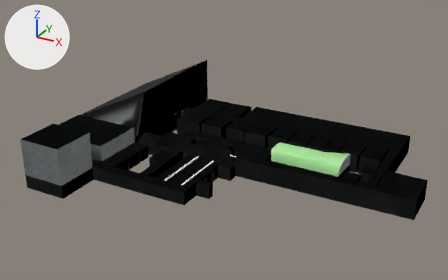
Before and after pictures for a commit that changed the Blender file Assets/_Collaborators/Cosmo D/Full Space.blend.
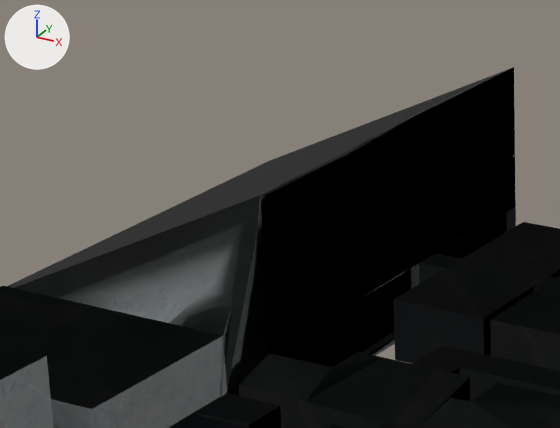
There are two pictures of each version: one whole from a 50 mm camera at (218.0, -597.0, 371.0) aimed at (-61.0, -89.0, 116.0), one close up on the part from 17% to 49% of the width and 15% to 54% of the height. Arrows for +X, +Y and +Z are at upper left; the lights stay in place.

The first close-up shows 'Entry and Side Hall.Floor', 'Main Area', 'Main Area.Ceiling', 'Thesis Area', 'Thesis Area.Ceiling'.
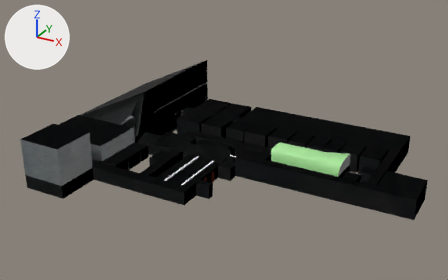
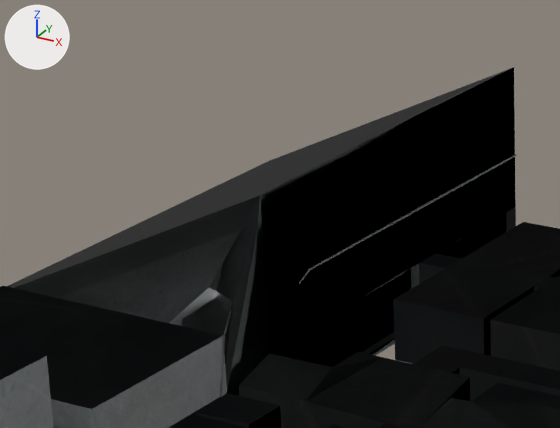
Boxes [x1, y1, x2, y2] around the edits, measured in the close-ups (560 x 428 px; the box of a moved part takes in the faces that stretch with it):
```json
{"part": 1, "of": "me_flooplan_thesiscapstone_003", "change": "shading changed", "before": [15, 195, 260, 390], "after": [15, 195, 260, 390]}
{"part": 2, "of": "me_flooplan_thesiscapstone_002", "change": "moved or reshaped", "after": [299, 154, 517, 284], "on screen": "not visible before"}
```

The change, as JSON lines over the scene's bpy script:
```json
{"block": "me_flooplan_thesiscapstone_003", "where": "me_flooplan_thesiscapstone_003.from_pydata(...)  # 65 vertices, 46 faces, 1 loose edge; spans x -256.0..-155.0, y 100.0..152.0, z -47.0..222.0"}
{"block": "me_flooplan_thesiscapstone_003", "where": "# used by ob_main_area_ceiling; location = (0.0, 0.0, 0.0); rotation_euler = (1.571, 0.0, 0.0), in degrees (90, 0, 0)"}
{"block": "me_flooplan_thesiscapstone_003", "change": "me_flooplan_thesiscapstone_003 part 1: 3 of the faces centred in x -185.0..-160.0, y 114.0..136.0, z 96.0..105.0 are now shaded flat"}
{"block": "me_flooplan_thesiscapstone_002", "where": "me_flooplan_thesiscapstone_002.from_pydata(...)  # 23 vertices, 12 faces; spans x -232.0..-160.0, y 86.0..126.0, z -48.0..178.0"}
{"block": "me_flooplan_thesiscapstone_002", "where": "# used by ob_ramp_walk; location = (0.0, 0.0, 0.0); rotation_euler = (1.571, 0.0, 0.0), in degrees (90, 0, 0)"}
{"block": "me_flooplan_thesiscapstone_002", "where": "# before: 12 (-178.0, 123.0, 68.0), 13 (-178.0, 126.0, 68.0), 15 (-178.0, 123.0, -37.0), 16 (-178.0, 126.0, -37.0), 18 (-178.0, 123.0, -48.0)"}
{"block": "me_flooplan_thesiscapstone_002", "change": "me_flooplan_thesiscapstone_002 part 2"}
{"op": "add", "block": "me_flooplan_thesiscapstone_002", "code": "for i in [12, 13, 15, 16, 18]: me_flooplan_thesiscapstone_002.vertices[i].co += Vector((5.0, 0.0, 0.0))"}
{"op": "set", "path": "me_flooplan_thesiscapstone_002.vertices[11].co", "old": "(-161.0, 123.0, 68.0)", "new": "(-159.0, 123.0, 68.0)"}
{"op": "set", "path": "me_flooplan_thesiscapstone_002.vertices[14].co", "old": "(-161.0, 123.0, -37.0)", "new": "(-160.0, 123.0, -37.0)"}
```
